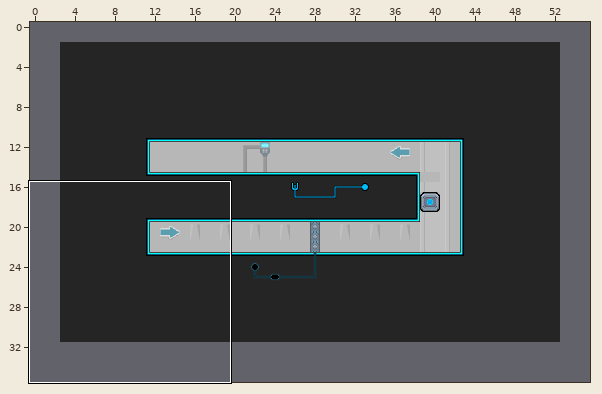
Tiled map, stored at map-src/NoobParadise_5.tmx. Above: a wide view before the commit, with the close-up outlined.
Close-up. The starting point:
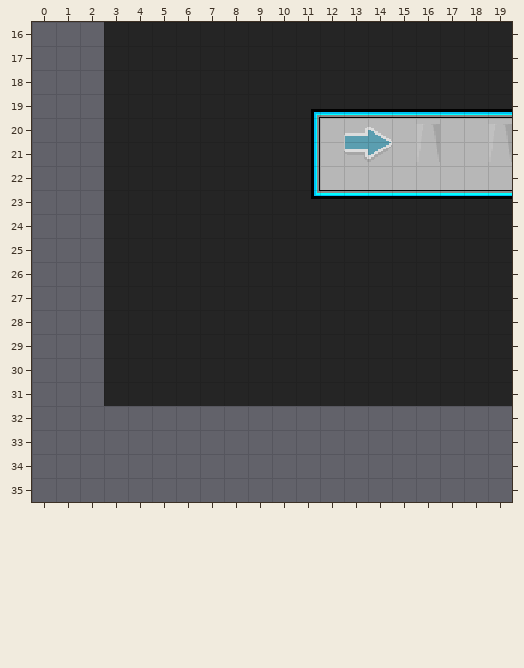
Cells are 16x16 px. Shown: x 0..19, y 16..35. The commit also changed other parts of the map, which this record leaves out. The old version is drawn lined up with the new one.
And afterwards:
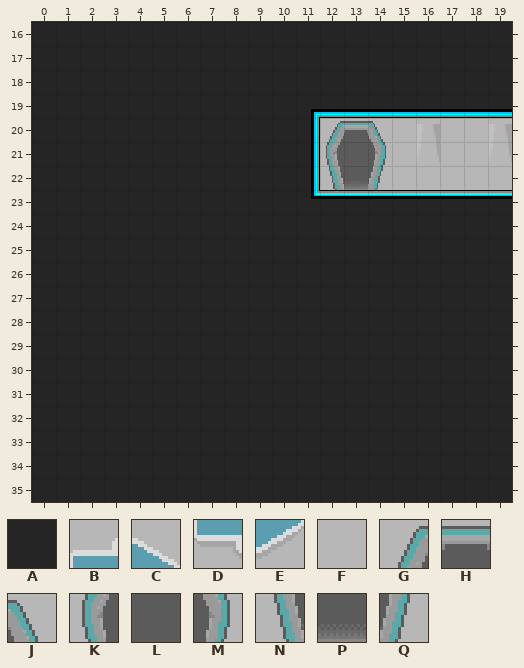
Key: from "main": A 26, B 227, C 228, D 252, E 253, F 278, G 320, H 321, J 322, K 345, L 346, M 347, N 370, P 371, Q 372.
_ is an empty cell, . an unchanged one.
The edit:
map size 50x30 -> 56x36 cells (old content now starts at 3,2; both pictures use the new coordinates)
--- layer "Tile Layer 1"
@@ x 0..19 @@
-16 ___.................
-17 ___.................
-18 ___.................
-19 ___.................
-20 ___.........FBC.....
-21 ___.........FDE.....
-22 ___.........FFF.....
-23 ___.................
-24 ___.................
-25 ___.................
-26 ___.................
-27 ___.................
-28 ___.................
-29 ___.................
-30 ___.................
-31 ___.................
-32 ____________________
-33 ____________________
-34 ____________________
-35 ____________________
+16 AAA.................
+17 AAA.................
+18 AAA.................
+19 AAA.................
+20 AAA.........GHJ.....
+21 AAA.........KLM.....
+22 AAA.........NPQ.....
+23 AAA.................
+24 AAA.................
+25 AAA.................
+26 AAA.................
+27 AAA.................
+28 AAA.................
+29 AAA.................
+30 AAA.................
+31 AAA.................
+32 AAAAAAAAAAAAAAAAAAAA
+33 AAAAAAAAAAAAAAAAAAAA
+34 AAAAAAAAAAAAAAAAAAAA
+35 AAAAAAAAAAAAAAAAAAAA
Pixel boxes of the changes (left, top, right, bottom) in both close-ups:
changed: (32, 22, 512, 502)
